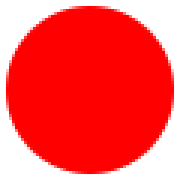
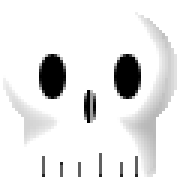
Before/after of a w=180, h=180 layered artwork. What changed in the layer stack:
renamed "New Layer#4" to "roundy", hid it, painted on it over <box>6,6,174,174</box>
renamed "New Layer#2" to "skullshade", showed it, opacity 17% → 100%, painted on it over <box>3,12,177,177</box>
renamed "New Layer#1" to "skulleyes", showed it over <box>39,54,141,177</box>
renamed "New Layer" to "skullbase", showed it over <box>3,6,177,177</box>
